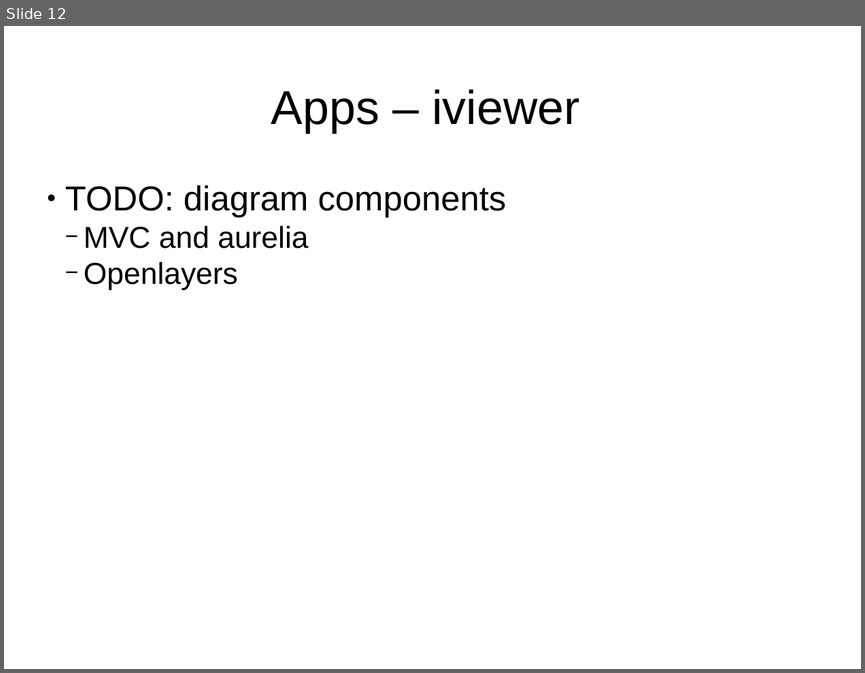
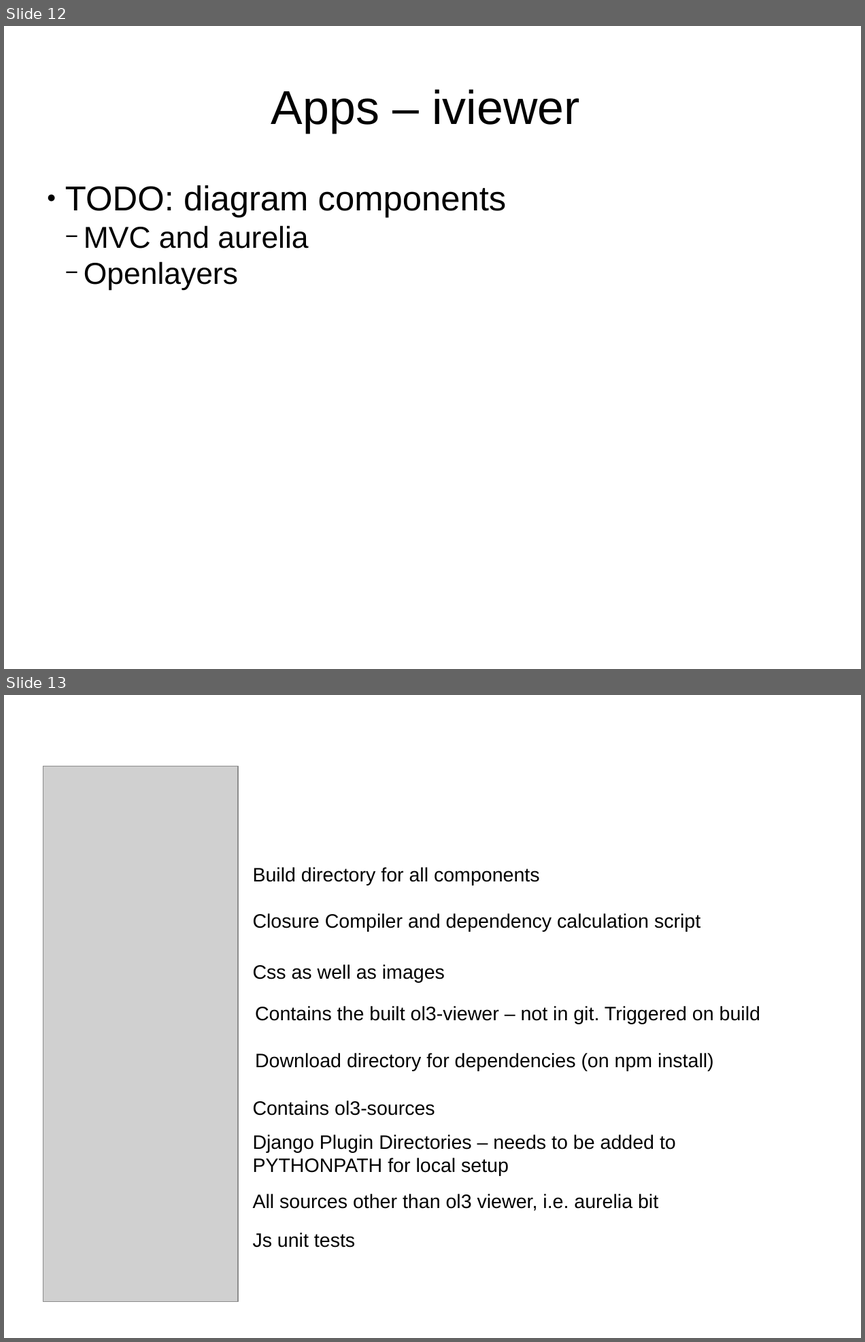
Before and after one commit to waxenegger/frameworks, a slide deck: training/apps.pptx. Shown one above the other, each under a label of ours: slide 12 before the commit, slides 12 and 13 after it. The pictures are 865x673 and 865x1342 pixels, drawn with LibreOffice and Linux fonts; fonts in the diff are those of the drawing; grey boxes stand for pictures. Boxes give left, top, right and bottom in pixels: in the first picture for what was removed or moved away, otherwise in the second. Text is boxed around its words. In the diff, an @@ line names an element or a change of style, - is before the commit and + after.

Commit message:
slide additions

```diff
--- a/training/apps.pptx
+++ b/training/apps.pptx
@@ slide 13 added at bbox=[4, 695, 861, 1338], background #FFFFFF @@
@@ picture added at bbox=[43, 766, 238, 1302] @@
@@ text added at bbox=[253, 867, 540, 885], 18 pt, text #000000 @@
+Build directory for all components
@@ text added at bbox=[253, 913, 700, 932], 18 pt, text #000000 @@
+Closure Compiler and dependency calculation script
@@ text added at bbox=[253, 964, 445, 983], 18 pt, text #000000 @@
+Css as well as images
@@ text added at bbox=[255, 1006, 760, 1024], 18 pt, text #000000 @@
+Contains the built ol3-viewer – not in git. Triggered on build
@@ text added at bbox=[255, 1053, 714, 1071], 18 pt, text #000000 @@
+Download directory for dependencies (on npm install)
@@ text added at bbox=[253, 1100, 435, 1115], 18 pt, text #000000 @@
+Contains ol3-sources
@@ text added at bbox=[253, 1134, 676, 1176], 18 pt, text #000000 @@
+Django Plugin Directories – needs to be added to PYTHONPATH for local setup
@@ text added at bbox=[253, 1193, 658, 1210], 18 pt, text #000000 @@
+All sources other than ol3 viewer, i.e. aurelia bit
@@ text added at bbox=[253, 1232, 355, 1247], 18 pt, text #000000 @@
+Js unit tests
```
Also in this commit, not shown: 1 other file.
